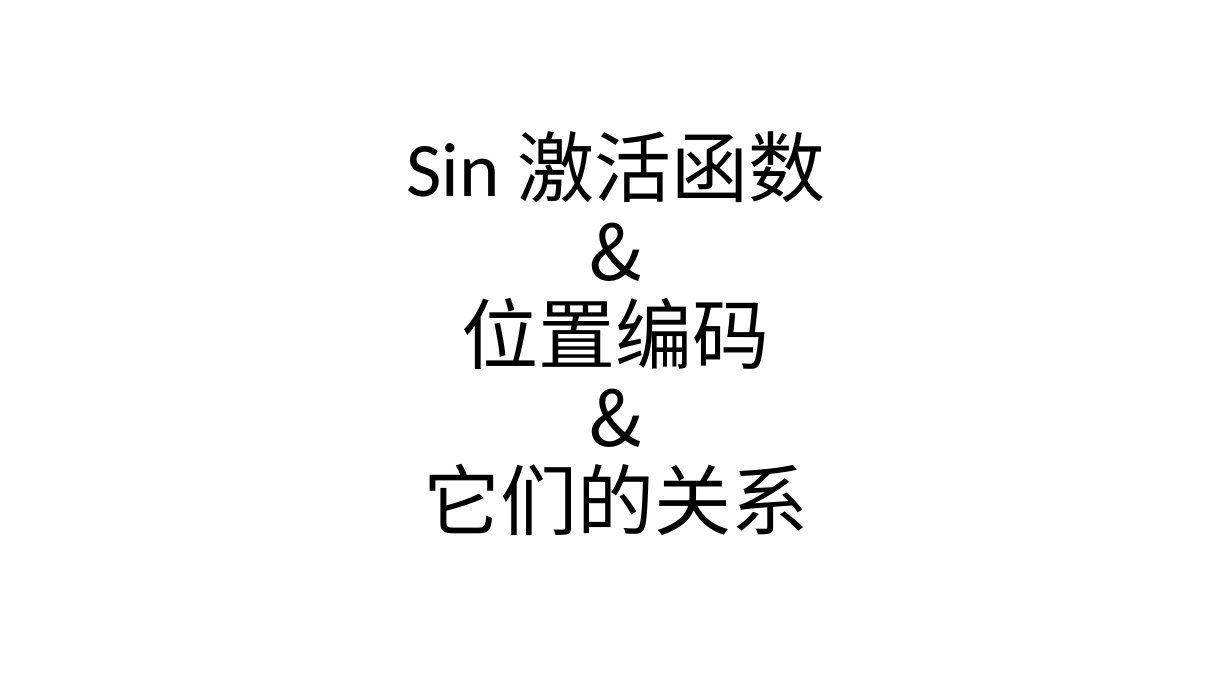
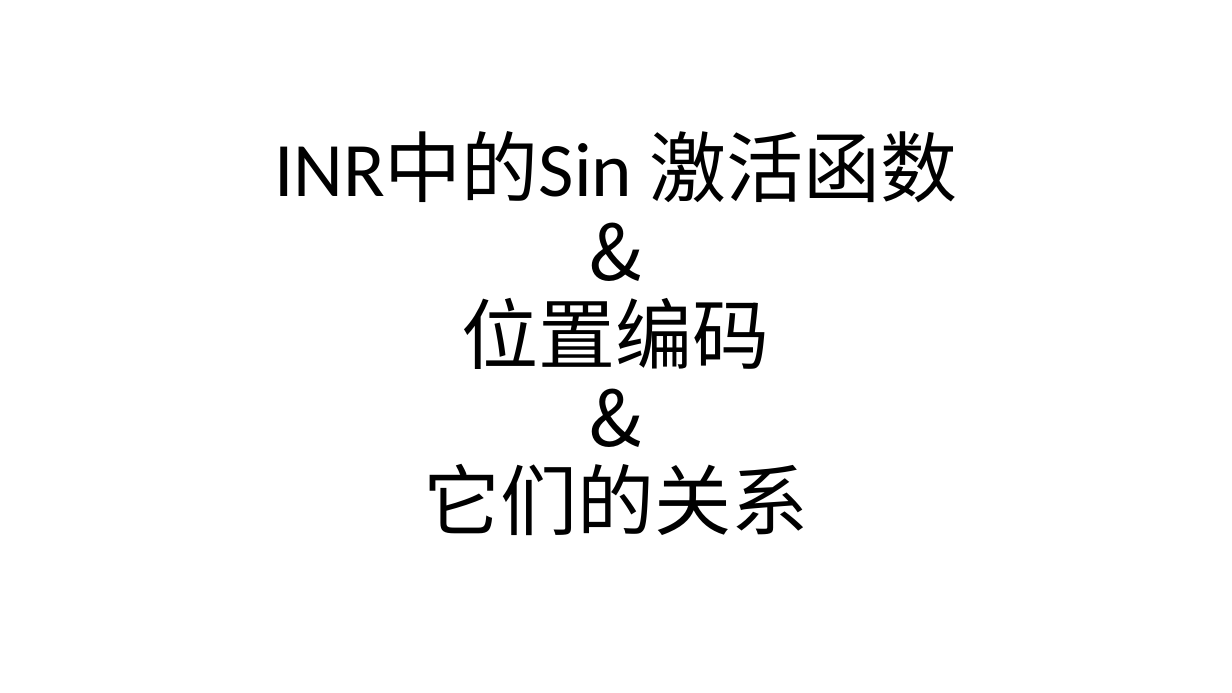
Before and after one commit to RisingEntropy/meeting_ljdeng, a slide deck: slide 1 of INR&PE.pptx. Drawn at 1232x693 pixels with LibreOffice and Linux fonts; fonts in the diff are those of the drawing. Boxes give left, top, right and bottom in pixels: in the first picture for what was removed or moved away, otherwise in the second. Text is boxed around its words. In the diff, an @@ line names an element or a change of style, - is before the commit and + after.

```diff
--- a/INR&PE.pptx
+++ b/INR&PE.pptx
@@ title at box(274, 131, 958, 535): text changed @@
-Sin 激活函数
-&
-位置编码
-&
-它们的关系
+INR中的Sin 激活函数
+&
+位置编码
+&
+它们的关系
```
Also in this commit, not shown: 2 slides added.
